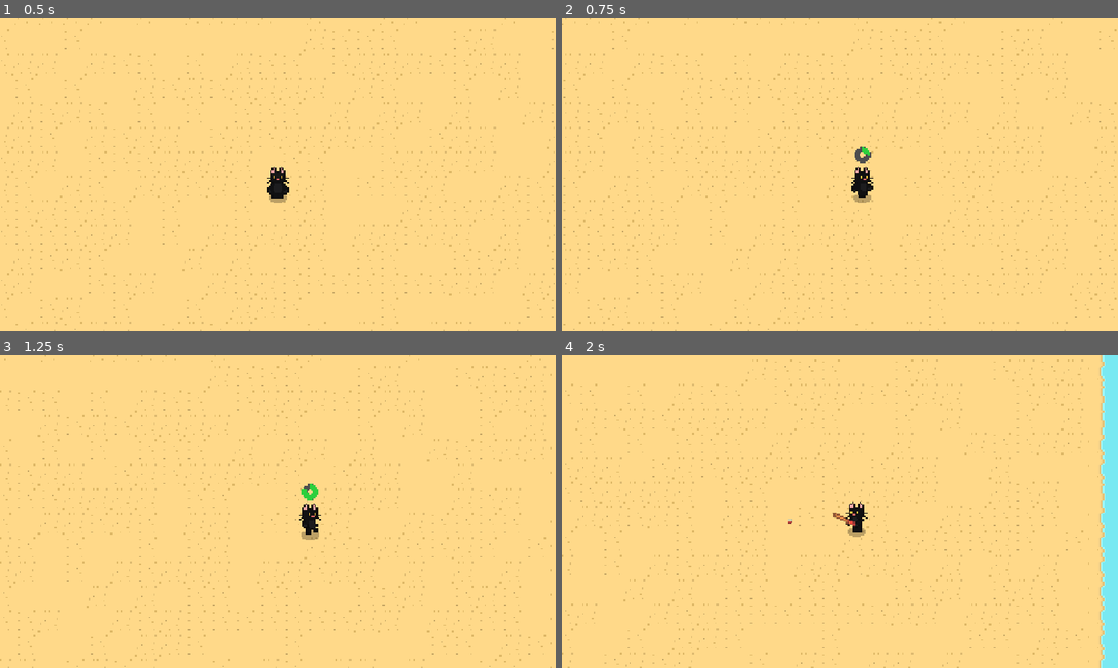
Above: before the commit, frames 1-4 (two rows, left to right).
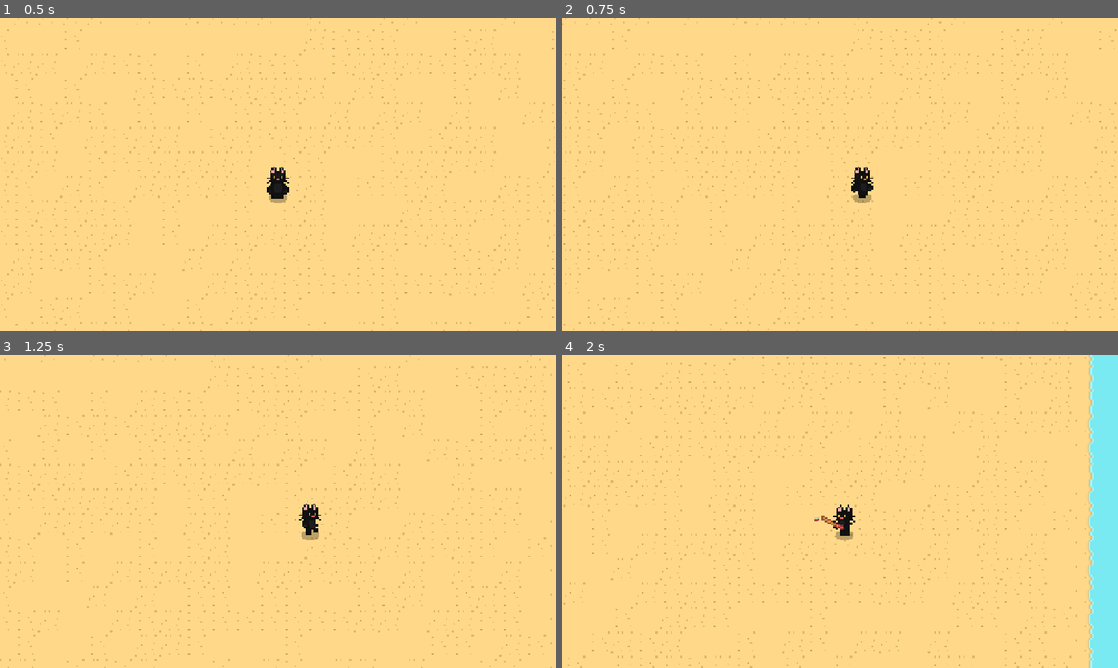
Above: after the commit, the same moments.

Repository: minotaa/beachside-tactics-2
Game: Godot game, scene res://scenes/game.tscn
Same seed, same stepped clock (60 frames per second), same inputs: the game is played once before the commit and once after it.
Inputs (mouse positions are in pixels of both pictures, inside the frame that each line leads up to):
- Up to frame 1 (0.5 s): no input
- Up to frame 2 (0.75 s): tap Enter at 0.5 s; move the mouse to (962, 158) at 0.52 s; press the mouse at (962, 158) at 0.53 s; hold D (right) from 0.53 s (still down)
- Up to frame 3 (1.25 s): keep holding D (right)
- Up to frame 4 (2 s): move the mouse to (728, 527) at 1.27 s; release D (right) at 1.28 s; release the mouse at (728, 527) at 1.28 s; hold S (down) from 1.28 s (still down); click (728, 527) at 1.35 s

Frame 1 is identical in both runs. In frame 2, 0.1% of the frame differs, in the area x 52-56%, y 41-47%; in frame 3, 0.1%; in frame 4, 7.8%, in the area x 0-98%, y 0-100%.

Commit message:
add junk fishing & particles

Diff:
--- a/scenes/bobber.tscn
+++ b/scenes/bobber.tscn
@@ -1,9 +1,51 @@
 [gd_scene format=3 uid="uid://dkvg8dmiv1hlv"]
 
 [ext_resource type="Texture2D" uid="uid://bnjj7rcgbffea" path="res://assets/sprites/bobber.png" id="1_2wku4"]
+[ext_resource type="Texture2D" uid="uid://euj7eqr64ro2" path="res://assets/sprites/ripple.png" id="2_rn3pg"]
 
 [sub_resource type="CircleShape2D" id="CircleShape2D_2wku4"]
 radius = 1.5
+
+[sub_resource type="Curve" id="Curve_2wku4"]
+_data = [Vector2(0, 1), 0.0, 0.0, 0, 0, Vector2(1, 0), 0.0, 0.0, 0, 0]
+point_count = 2
+
+[sub_resource type="CurveTexture" id="CurveTexture_rn3pg"]
+curve = SubResource("Curve_2wku4")
+
+[sub_resource type="ParticleProcessMaterial" id="ParticleProcessMaterial_2wku4"]
+particle_flag_disable_z = true
+direction = Vector3(0, -1, 0)
+spread = 180.0
+initial_velocity_min = 20.0
+initial_velocity_max = 40.0
+angular_velocity_min = -180.00002
+angular_velocity_max = 179.99998
+damping_max = 7.9550004
+scale_max = 2.0
+color = Color(0.51844335, 0.89681566, 0.92396134, 1)
+alpha_curve = SubResource("CurveTexture_rn3pg")
+
+[sub_resource type="Curve" id="Curve_1y8pg"]
+_data = [Vector2(0, 1), 0.0, -1.738859, 0, 0, Vector2(1, 0), 0.0, 0.0, 0, 0]
+point_count = 2
+
+[sub_resource type="CurveTexture" id="CurveTexture_4o5is"]
+curve = SubResource("Curve_1y8pg")
+
+[sub_resource type="Curve" id="Curve_1bgds"]
+_limits = [1.0, 10.0, 0.0, 8.0]
+_data = [Vector2(0, 1), 0.0, 1.9042563, 0, 0, Vector2(8, 10), 0.0, 0.0, 0, 0]
+point_count = 2
+
+[sub_resource type="CurveTexture" id="CurveTexture_5btnv"]
+curve = SubResource("Curve_1bgds")
+
+[sub_resource type="ParticleProcessMaterial" id="ParticleProcessMaterial_4f4en"]
+particle_flag_disable_z = true
+gravity = Vector3(0, 0, 0)
+scale_curve = SubResource("CurveTexture_5btnv")
+alpha_curve = SubResource("CurveTexture_4o5is")
 
 [node name="Bobber" type="RigidBody2D" unique_id=1601675114]
 z_index = 1
@@ -23,3 +65,22 @@
 points = PackedVector2Array(0, -1.5, 0, -1.5)
 width = 0.3
 default_color = Color(0, 0, 0, 1)
+
+[node name="Splashes" type="GPUParticles2D" parent="." unique_id=323615007]
+emitting = false
+amount = 15
+lifetime = 1.2
+one_shot = true
+explosiveness = 0.3
+randomness = 0.2
+local_coords = true
+process_material = SubResource("ParticleProcessMaterial_2wku4")
+
+[node name="Ripple" type="GPUParticles2D" parent="." unique_id=1145698548]
+emitting = false
+amount = 1
+texture = ExtResource("2_rn3pg")
+lifetime = 1.5
+one_shot = true
+explosiveness = 1.0
+process_material = SubResource("ParticleProcessMaterial_4f4en")
--- a/scripts/game.gd
+++ b/scripts/game.gd
@@ -31,12 +31,35 @@
 	SUPREME
 }
 
+var level: int = 0
+var xp: float = 0.0
 var catches: int = 0
 var whiffs: int = 0
 var balance: float = 0.0
 var bag = Inventory.new()
 var upgrades = Inventory.new() # Dumb solution because I don't feel like doing specific logic for permanent/temporary items in your inventory.
 var game_loaded: bool = false
+
+
+func calculate_xp_for_level(level: int) -> float:
+	var xp_scaling: float = 1.5
+	# Formula: base_xp * (scaling ^ (level - 1))
+	# Level 1->2: 100 XP
+	# Level 2->3: 150 XP
+	# Level 3->4: 225 XP, etc.
+	return 100.0 * pow(xp_scaling, level - 1)
+
+func level_up():
+	xp -= calculate_xp_for_level(level)
+	level += 1
+	Toast.add("You leveled up! You are now Level %f!" % [level])
+	print("Level up! Now level ", level)
+
+@rpc("authority", "call_local")
+func add_xp(amount: float) -> void:
+	xp += amount
+	while xp >= calculate_xp_for_level(level):
+		level_up()
 
 func get_max_inventory_size() -> int:
 	return 25
--- a/scripts/player.gd
+++ b/scripts/player.gd
@@ -130,6 +130,8 @@
 
 	if state == FishState.REELING:
 		$Minigame.visible = true
+		if bobber != null and not bobber.get_node("Splashes").emitting:
+			bobber.get_node("Splashes").emitting = true
 
 		# Adjust Value
 		if (len($Minigame/Hook/Area2D.get_overlapping_areas()) > 0):
@@ -148,6 +150,8 @@
 						Toast.add("You fished up a %s %s!" % [Game.Rarity.find_key(stack.type.rarity), stack.type.name])
 				state = FishState.REELING_BACK
 				Game.catches += 1
+				var added_xp = 10.0
+				Game.add_xp(added_xp)
 				#_show_ui()
 		else:
 			$Minigame/Column.get_children()[0].set_vibrate(false)
@@ -166,7 +170,6 @@
 
 	# Movement animations
 	if is_moving:
-		fish_control_safe = true
 		bobber_safe = true
 		state = FishState.INACTIVE
 		if bobber != null:
@@ -257,6 +260,7 @@
 
 		if state == FishState.REELING_BACK:
 			bobber.global_position = lerp(bobber.global_position, get_rod_tip(get_fishing_direction()), 0.065)
+			bobber.get_node("Bobber Fish").get_node("Sprite2D").visible = true
 			if round(bobber.global_position.distance_to(get_rod_tip(get_fishing_direction()))) == 0:
 				state = FishState.INACTIVE
 				bobber_safe = true
@@ -302,12 +306,15 @@
 	var rod_power = 0 # FIXME
 
 	while (state == FishState.FISHING):
+		if bobber != null and not bobber.get_node("Ripple").emitting:
+			bobber.get_node("Ripple").emitting = true
 		print("Odds: " + str(odds) + " | Your Odds: " + str(your_odds))
 		if your_odds >= odds:
-			var fish = Catalog.get_fish(location, rod_power)
+			var fish = Catalog.get_fish_drop(location, rod_power)
 			var bobber_fish = preload("res://scenes/bobber_fish.tscn").instantiate()
 			bobber_fish.set_meta("fish_id", fish.id)
 			bobber_fish.get_node("Sprite2D").texture = fish.texture
+			bobber_fish.get_node("Sprite2D").visible = false
 			if bobber != null:
 				bobber.add_child(bobber_fish)
 			$Exclaim.emitting = true
--- a/scripts/types/catalog.gd
+++ b/scripts/types/catalog.gd
@@ -19,8 +19,15 @@
 		Game.Rarity.SUPREME:
 			return 1.0
 		Game.Rarity.SECRET:
-			return 0.1
+			return 0.01
 	return 100.0  # fallback
+
+func get_fish_drop(location: Game.Location, rod_power: int) -> ItemType:
+	# 75% chance to get junk instead of fish
+	if randf() < 0.90:
+		return get_junk(location, rod_power)
+	else:
+		return get_fish(location, rod_power)
 
 func get_fish(location: Game.Location, rod_power: int) -> Fish:
 	var catchable_fish = []
@@ -31,16 +38,45 @@
 
 	if catchable_fish.is_empty():
 		return null
+
 	var total_weight = 0.0
 	for fish in catchable_fish:
 		total_weight += get_rarity_weight(fish.rarity)
+
 	var random_value = randf() * total_weight
 	var current_weight = 0.0
 	catchable_fish.shuffle()
+
 	for fish in catchable_fish:
 		current_weight += get_rarity_weight(fish.rarity)
 		if random_value < current_weight:
 			return fish
+
+	return null
+
+func get_junk(location: Game.Location, rod_power: int) -> ItemType:
+	var catchable_junk = []
+	for item in items:
+		if item is Junk:
+			if item.location == location and rod_power >= item.power_needed:
+				catchable_junk.append(item)
+
+	if catchable_junk.is_empty():
+		return null
+
+	var total_weight = 0.0
+	for junk in catchable_junk:
+		total_weight += get_rarity_weight(junk.rarity)
+
+	var random_value = randf() * total_weight
+	var current_weight = 0.0
+	catchable_junk.shuffle()
+
+	for junk in catchable_junk:
+		current_weight += get_rarity_weight(junk.rarity)
+		if random_value < current_weight:
+			return junk
+
 	return null
 
 var items = []
@@ -79,3 +115,25 @@
 	cod.location = Game.Location.Crystalwater_Beach
 	cod.difficulty = Game.Difficulty.EASY
 	items.append(cod)
+
+	atlas = AtlasTexture.new()
+	atlas.atlas = preload("res://assets/sprites/fish.png")
+	atlas.region = Rect2(16.0, 0.0, 16.0, 16.0)
+	var driftwood_plank = Junk.new(2, "Driftwood Plank", atlas)
+	driftwood_plank.description = "A plank of wood that washed up on the shore."
+	driftwood_plank.sell_price = 10.0
+	driftwood_plank.power_needed = 0.0
+	driftwood_plank.rarity = Game.Rarity.COMMON
+	driftwood_plank.location = Game.Location.Crystalwater_Beach
+	items.append(driftwood_plank)
+
+	atlas = AtlasTexture.new()
+	atlas.atlas = preload("res://assets/sprites/fish.png")
+	atlas.region = Rect2(32.0, 0, 16.0, 16.0)
+	var seaweed = Junk.new(3, "Seaweed", atlas)
+	seaweed.description = "A clump of seaweed, your fishing rod probably scraped it off the seabed."
+	seaweed.sell_price = 8.0
+	seaweed.power_needed = 0.0
+	seaweed.rarity = Game.Rarity.COMMON
+	seaweed.location = Game.Location.Crystalwater_Beach
+	items.append(seaweed)
--- /dev/null
+++ b/scripts/types/junk.gd
@@ -0,0 +1,5 @@
+extends ItemType
+class_name Junk
+
+var location: Game.Location # The location the junk can appear in.
+var power_needed: int # The power needed for the junk.
Binary file changed: assets/sprites/fish.png
Binary file added: assets/sprites/ripple.png
Not shown, added: assets/sprites/ripple.png.import
Not shown, added: scripts/types/junk.gd.uid
